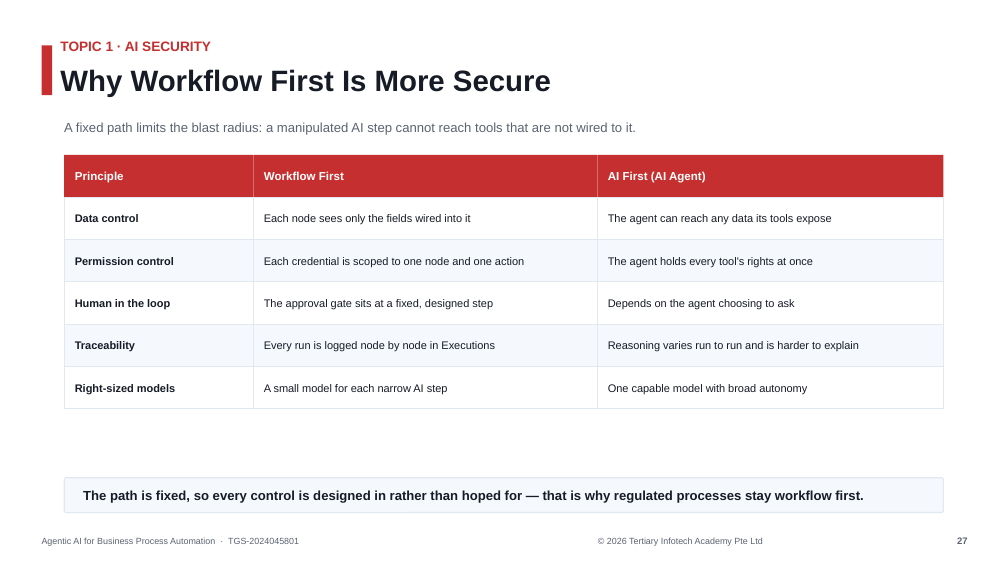
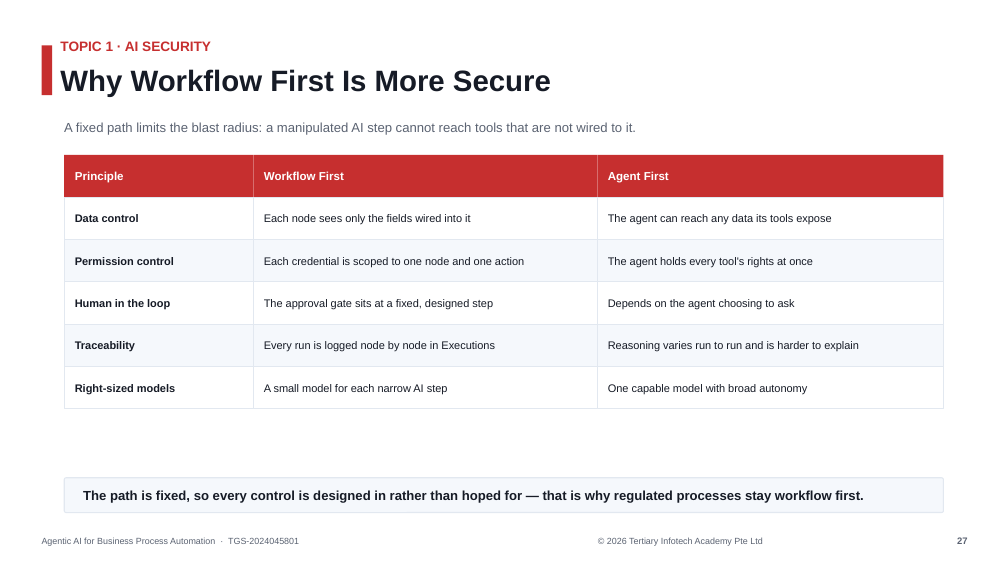
Before and after one commit to tertiarycourses/TGS-2024045801-Agentic-AI-for-Business-Process-Automation, a slide deck: slide 27 of courseware/Agentic AI for Business Process Automation-v2.1.pptx. Drawn at 1008x567 pixels with LibreOffice and Linux fonts; fonts in the diff are those of the drawing. Boxes give left, top, right and bottom in pixels: in the first picture for what was removed or moved away, otherwise in the second. Text is boxed around its words. In the diff, an @@ line names an element or a change of style, - is before the commit and + after.

```diff
--- a/courseware/Agentic AI for Business Process Automation-v2.1.pptx
+++ b/courseware/Agentic AI for Business Process Automation-v2.1.pptx
@@ text at [608, 171, 669, 183]: text changed @@
-AI First (AI Agent)
+Agent First
```
Also in this commit, not shown: 3 other slides changed, 10 other files.
